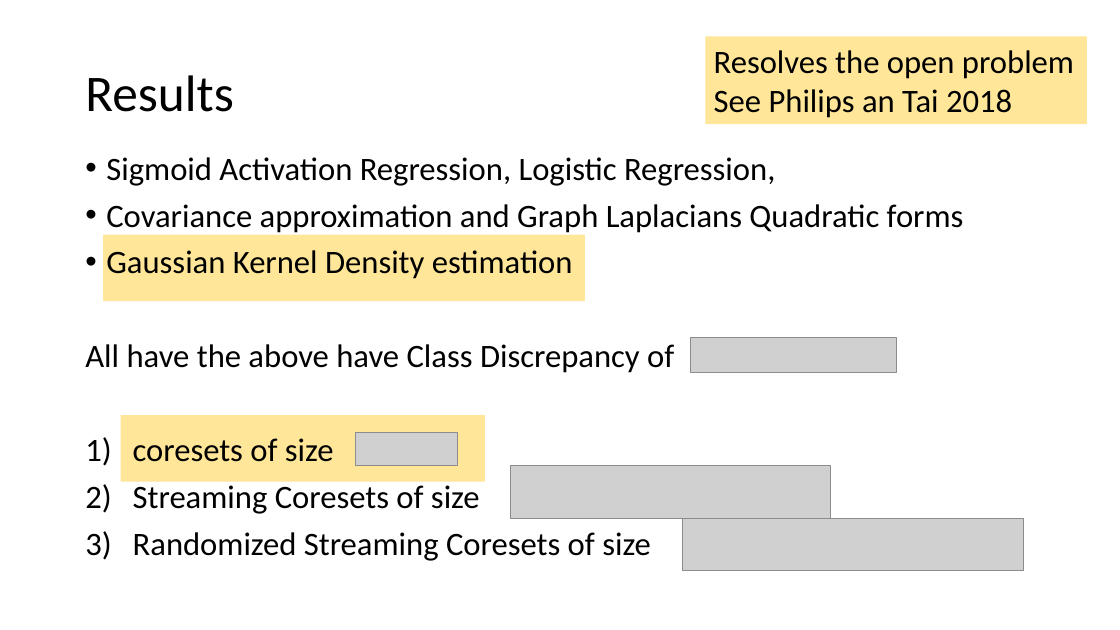
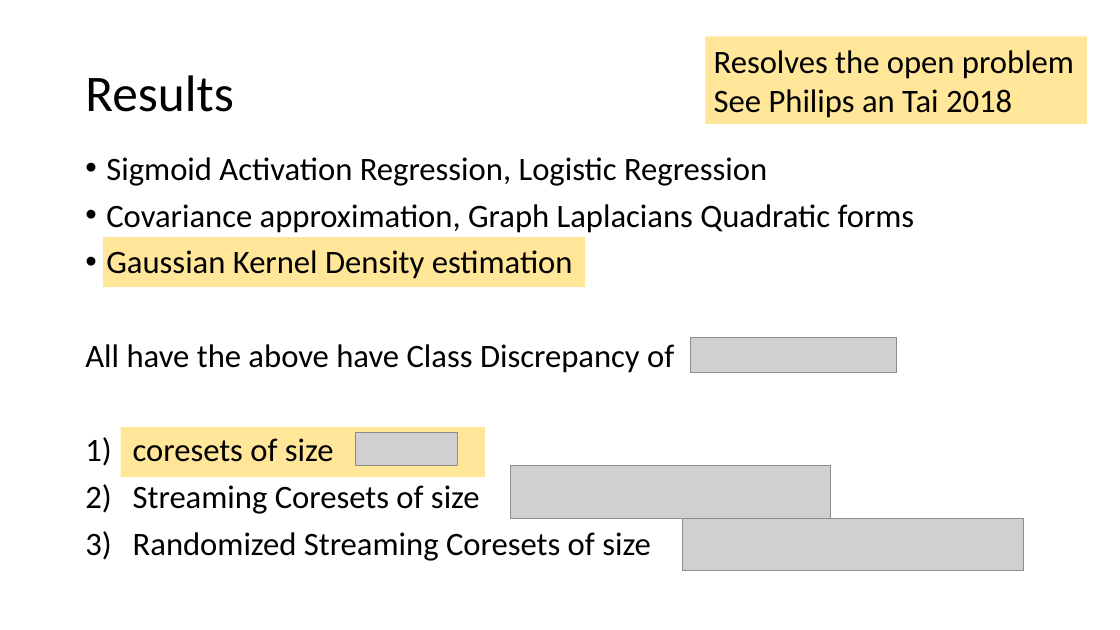
Before and after one commit to zkarnin/density_sketch, a slide deck: slide 19 of presentation.pptx (slide 20 before the commit). Drawn at 1120x630 pixels with LibreOffice and Linux fonts; fonts in the diff are those of the drawing; grey boxes stand for pictures. Boxes give left, top, right and bottom in pixels: in the first picture for what was removed or moved away, otherwise in the second. Text is boxed around its words. In the diff, an @@ line names an element or a change of style, - is before the commit and + after.

```diff
--- a/presentation.pptx
+++ b/presentation.pptx
@@ text at (x1=106, y1=157, x2=915, y2=233): text changed @@
-• Sigmoid Activation Regression, Logistic Regression,
-• Covariance approximation and Graph Laplacians Quadratic forms
+• Sigmoid Activation Regression, Logistic Regression
+• Covariance approximation, Graph Laplacians Quadratic forms
@@ rectangle resized from (x1=103, y1=234, x2=586, y2=301) to (x1=103, y1=237, x2=586, y2=287) @@
@@ rectangle resized from (x1=120, y1=415, x2=485, y2=481) to (x1=120, y1=428, x2=485, y2=478) @@
```
Also in this commit, not shown: 1 other slide changed, 1 slide removed.
